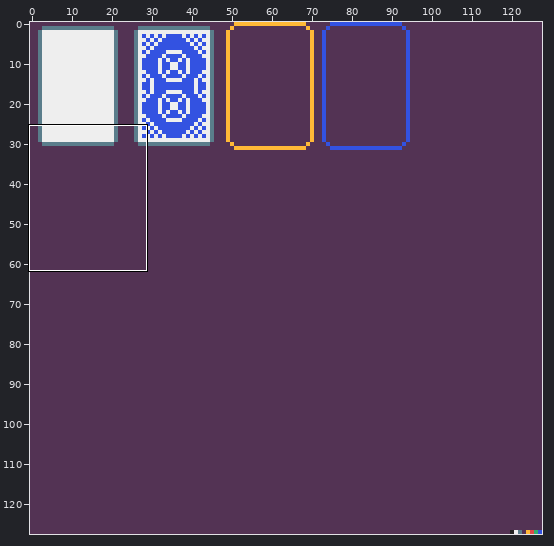
Sprite sheet, stored at assets/gfx.png. Above: a wide view before the commit, with the close-up outlined.
Close-up. Old version:
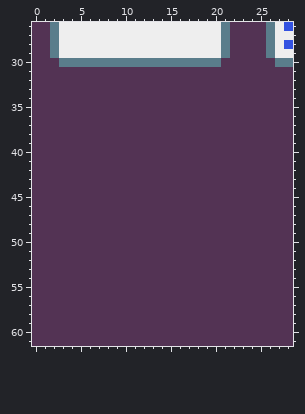
The file is 128x128 pixels. Shown: x 0..28, y 26..61.
And afterwards:
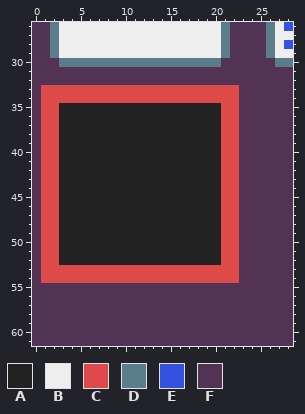
Palette (. is transparent): A #222222  B #eeeeee  C #de4949  D #5a7d8b  E #3352e1  F #533354
Diff:
{"y":33,"x":1,"old":"FFFFFFFFFFFFFFFFFFFFFF","new":"CCCCCCCCCCCCCCCCCCCCCC"}
{"y":34,"x":1,"old":"FFFFFFFFFFFFFFFFFFFFFF","new":"CCCCCCCCCCCCCCCCCCCCCC"}
{"y":35,"x":1,"old":"FFFFFFFFFFFFFFFFFFFFFF","new":"CCAAAAAAAAAAAAAAAAAACC"}
{"y":36,"x":1,"old":"FFFFFFFFFFFFFFFFFFFFFF","new":"CCAAAAAAAAAAAAAAAAAACC"}
{"y":37,"x":1,"old":"FFFFFFFFFFFFFFFFFFFFFF","new":"CCAAAAAAAAAAAAAAAAAACC"}
{"y":38,"x":1,"old":"FFFFFFFFFFFFFFFFFFFFFF","new":"CCAAAAAAAAAAAAAAAAAACC"}
{"y":39,"x":1,"old":"FFFFFFFFFFFFFFFFFFFFFF","new":"CCAAAAAAAAAAAAAAAAAACC"}
{"y":40,"x":1,"old":"FFFFFFFFFFFFFFFFFFFFFF","new":"CCAAAAAAAAAAAAAAAAAACC"}
{"y":41,"x":1,"old":"FFFFFFFFFFFFFFFFFFFFFF","new":"CCAAAAAAAAAAAAAAAAAACC"}
{"y":42,"x":1,"old":"FFFFFFFFFFFFFFFFFFFFFF","new":"CCAAAAAAAAAAAAAAAAAACC"}
{"y":43,"x":1,"old":"FFFFFFFFFFFFFFFFFFFFFF","new":"CCAAAAAAAAAAAAAAAAAACC"}
{"y":44,"x":1,"old":"FFFFFFFFFFFFFFFFFFFFFF","new":"CCAAAAAAAAAAAAAAAAAACC"}
{"y":45,"x":1,"old":"FFFFFFFFFFFFFFFFFFFFFF","new":"CCAAAAAAAAAAAAAAAAAACC"}
{"y":46,"x":1,"old":"FFFFFFFFFFFFFFFFFFFFFF","new":"CCAAAAAAAAAAAAAAAAAACC"}
{"y":47,"x":1,"old":"FFFFFFFFFFFFFFFFFFFFFF","new":"CCAAAAAAAAAAAAAAAAAACC"}
{"y":48,"x":1,"old":"FFFFFFFFFFFFFFFFFFFFFF","new":"CCAAAAAAAAAAAAAAAAAACC"}
{"y":49,"x":1,"old":"FFFFFFFFFFFFFFFFFFFFFF","new":"CCAAAAAAAAAAAAAAAAAACC"}
{"y":50,"x":1,"old":"FFFFFFFFFFFFFFFFFFFFFF","new":"CCAAAAAAAAAAAAAAAAAACC"}
{"y":51,"x":1,"old":"FFFFFFFFFFFFFFFFFFFFFF","new":"CCAAAAAAAAAAAAAAAAAACC"}
{"y":52,"x":1,"old":"FFFFFFFFFFFFFFFFFFFFFF","new":"CCAAAAAAAAAAAAAAAAAACC"}
{"y":53,"x":1,"old":"FFFFFFFFFFFFFFFFFFFFFF","new":"CCCCCCCCCCCCCCCCCCCCCC"}
{"y":54,"x":1,"old":"FFFFFFFFFFFFFFFFFFFFFF","new":"CCCCCCCCCCCCCCCCCCCCCC"}
{"label":"changed","picture_box":[41,85,239,283]}
